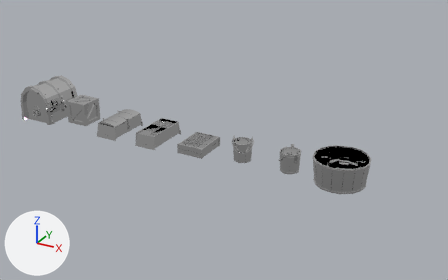
The FBX model Assets/Art/Models/Environment/Crates and Chests.fbx: old version first, new version second.
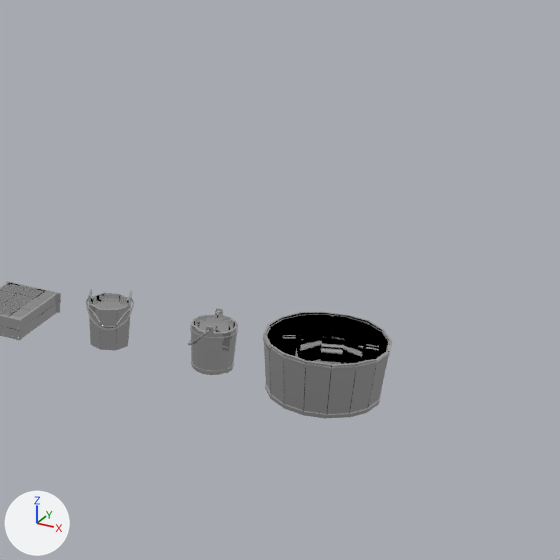
Each version appears first whole from a 50 mm lens placed at (13.02, -2.89, 5.27), pointed at (7.5, 7.15, 0.25), and next in a close-up on the part from 43% to 100% of the width and 1% to 92% of the height. Every picture has the same lights, and +X, +Y and +Z are marked at lower left. Where no turn or scale is listed for an object, it has been applied to the vertices.

Names of what the first close-up shows: 'Bucket', 'BucketRounder', 'CrateSimple', 'WaterBasin'.
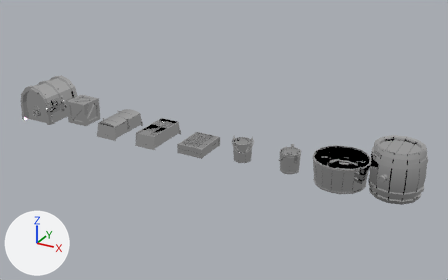
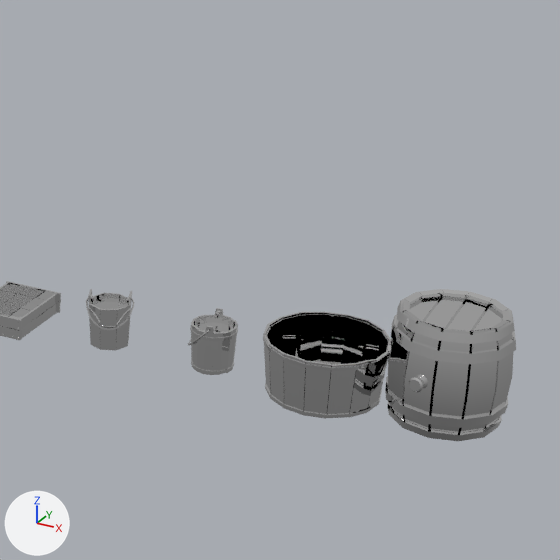
Pixel boxes (x1, y1, x2, y2) of what changed, in the close-ups (560 x 560 px):
'Barrel', added
    after: (385, 289, 516, 441)

The change, as a diff of the scene's bpy script:
```diff
--- a/Assets/Art/Models/Environment/Crates and Chests.fbx.py
+++ b/Assets/Art/Models/Environment/Crates and Chests.fbx.py
@@ me_barrel_002 @@
+me_barrel_002.from_pydata(...)  # 564 vertices, 498 faces; spans x -0.485..0.485, y -0.514..0.485, z -0.466..0.466
+me_barrel_002.materials.append(mat_imphenziapixpal)  # its picture is missing
@@ ob_barrel @@
+ob_barrel = bpy.data.objects.new('Barrel', me_barrel_002)
+ob_barrel.location = (11.0, 7.0, 0.5)
```
